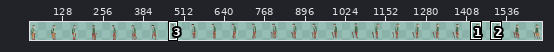
Sprite sheet, stored at TakeABreak_Unity/Assets/Sprites/Jugador/Jugador_sentandose.png. Above, an overview of the earlier version with the close-up marked.
Close-up. Before the commit:
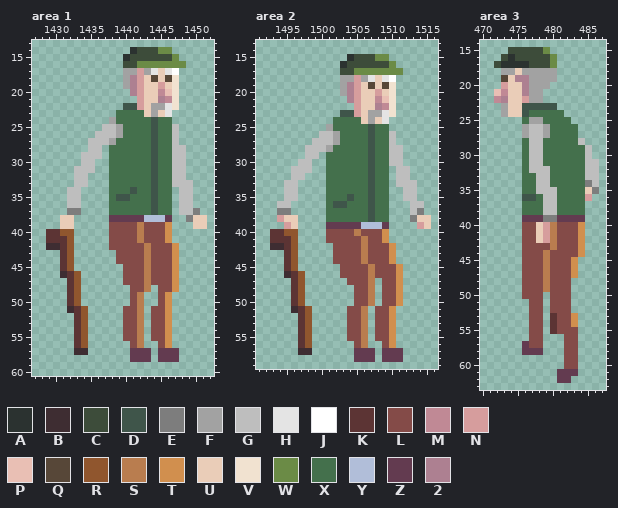
The file is 1664x64 pixels. Colours within 5 levels of each other are drawn and written as one. Shown: area 1: x 1427..1452, y 13..60; area 2: x 1491..1516, y 13..59; area 3: x 470..487, y 14..63. The wide view leaves out empty margins. The commit also changed other parts of the picture, which this record leaves out.
Palette (. is transparent): A #2b3230  B #3e2d32  C #3d4c3a  D #3f554a  E #7d7d7d  F #a2a2a2  G #bebebe  H #e4e4e4  J #ffffff  K #5c3434  L #844b48  M #c08995  N #d69d9d  P #e9bfb4  Q #574738  R #90562e  S #b97d4f  T #d18f4e  U #eacdb8  V #f1e2d0  W #6b8b46  X #44704c  Y #b1bed9  Z #633b50  2 #ad8091
Pixels before, area 1, first column x 1429:
14 ............ACCCWW.....
15 ...........ACCCCCCW....
16 ...........CCWWWWWWW...
17 ...........FFNFHUHJ....
18 ...........F2NUQUQV....
19 ...........F2NUUNUV....
20 ............2NUUMPV....
21 .............NUU2MV....
22 ...........DDNUFFHV....
23 ..........XXXXUFUH.....
24 .........FXXXXXDXX.....
25 ........GGFXXXXDXXG....
26 .......GGGFXXXXDXXG....
27 ......GGGFXXXXXDXXG....
28 ......GG.XXXXXXDXXGG...
29 .....GGG.XXXXXXDXXGG...
30 .....GG..XXXXXXDXXGG...
31 ....GGG..XXXXXXDXXGG...
32 ....GG...XXXXXXDXXGG...
33 ....GG...XXXXXXDXXGGG..
34 ...GG....XXXDXXDXX.GG..
35 ...GG....XDDXXXDXX.GG..
36 ...GG....XXXXXXDXX.GG..
37 ...EE....XXXXXXDXX.GGE.
38 ..UU.....ZZZZZYYYZ..EUU
39 ..UU.....LLLLSLLLT...UU
40 KKRR.....LLLLSLLLT.....
41 KKKR.....LLLLSLLLT.....
42 BBKR.....LLLLLSLLLT....
43 ..KR......LLLLSLLLT....
44 ..KR......LLLLSLLLT....
45 ..KR.......LLLSLLLT....
46 ..BKR......LLLSLLLT....
47 ...KR......LLLSLLLT....
48 ...KR.......LLS.LLT....
49 ...KR.......LS..LT.....
50 ...KR.......LS..LT.....
51 ...BKR.....LLS.LLT.....
52 ....KR.....LLS.LLT.....
53 ....KR.....LLS.LLT.....
54 ....KR.....LLS.LLT.....
55 ....KR.....LLS.LLT.....
56 ....KR......LS..LT.....
57 ....BB......ZZZ.ZZZ....
58 ............ZZZ.ZZZ....
Pixels before, area 2, first column x 1493:
15 ...........ACCCWW......
16 ..........ACCCCCCW.....
17 ..........CCWWWWWWW....
18 ..........FFNFHUHJ.....
19 ..........F2NUQUQV.....
20 ..........F2NUUNUV.....
21 ...........2NUUMPV.....
22 ............NUU2MV.....
23 ..........DDNUFFHV.....
24 .........XXXXUFUH......
25 ........FXXXXXDXX......
26 .......GGFXXXXDXXG.....
27 ......GGGFXXXXDXXG.....
28 .....GGGFXXXXXDXXGG....
29 .....GG.XXXXXXDXXGG....
30 ....GG..XXXXXXDXXGG....
31 ...GGG..XXXXXXDXX.GG...
32 ...GG...XXXXXXDXX.GG...
33 ..GG....XXXXXXDXX.GGG..
34 ..GG....XXXXXXDXX..GG..
35 ..GG....XXXDXXDXX..GG..
36 .GG.....XDDXXXDXX...GG.
37 .EE.....XXXXXXDXX...GE.
38 .NUU....XXXXXXDXX...EUU
39 ..NU....ZZZZZYYYZ....NU
40 KKRR....LLLLSLLLT......
41 KKKR....LLLLLSLLT......
42 BBKR.....LLLLSLLLT.....
43 ..KR.....LLLLSLLLT.....
44 ..KR.....LLLLSLLLT.....
45 ..KR......LLLLSLLLT....
46 ..BKR.....LLLLSLLLT....
47 ...KR......LLLS.LLT....
48 ...KR.......LLS.LLT....
49 ...KR.......LLS.LLT....
50 ...KR.......LLS.LLT....
51 ...BKR.....LLS.LLT.....
52 ....KR.....LLS.LLT.....
53 ....KR.....LLS.LLT.....
54 ....KR.....LLS.LLT.....
55 ....KR.....LLS.LLT.....
56 ....KR......LS..LT.....
57 ....BB......ZZZ.ZZZ....
58 ............ZZZ.ZZZ....
Pixels before, area 3, first column x 472:
15 ..CCCCCW.......
16 .CACCCCCW......
17 CAAAACCCW......
18 .FFUFFFFF......
19 .QU22FFFF......
20 .NUU2FFF.......
21 PMUU2FF........
22 M2UUNFF........
23 .FUUDDDDD......
24 .FUUDXXXXX.....
25 ....XFFXXXX....
26 ....FGGFXXXX...
27 ....FGGFXXXX...
28 ....XGGXXXXXG..
29 ....XGGXXXXXXG.
30 ....XGGXXXXXXG.
31 ....XGGXXXXXXGG
32 ....XGGGXXXXXGG
33 ....XXGGXXXXXGG
34 ....XXGGXXXXXEG
35 ....XXGGGXXXXUE
36 ....DDXGGXXXXN.
37 ....XXXGGXXXX..
38 ....XXXGGXXXX..
39 ....ZZZEEZZZZ..
40 ....LLUNSLLLT..
41 ....LLUNSLLLT..
42 ....LLUNSLLLT..
43 ....LLLLSLLLT..
44 ....LLLSLLLLT..
45 ....LLLSLLLT...
46 ....LLLSLLLT...
47 ....LLLSLLLT...
48 ....LLLSLLL....
49 ....LLLSLLL....
50 ....LLL.LLL....
51 .....LL.LLL....
52 .....LL.LLL....
53 .....LL.KLLT...
54 .....LL.KLLT...
55 .....LL.KLLL...
56 .....LL...LL...
57 ....ZLL...LL...
58 ....ZZZ...LL...
59 ..........LL...
60 ..........LL...
61 .........ZZZ...
62 .........ZZ....
New version:
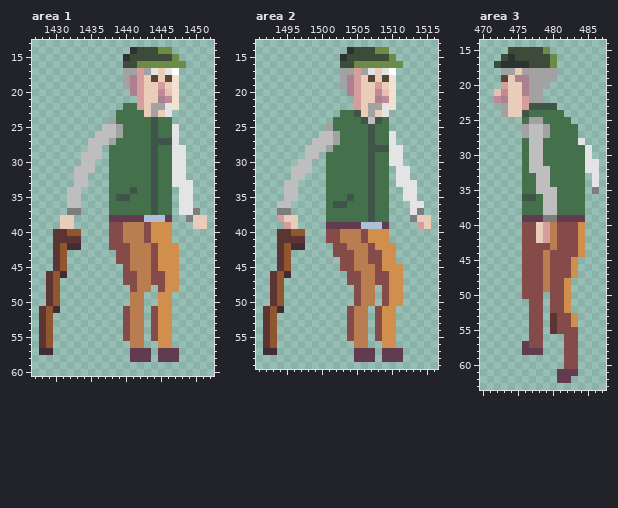
Changes in this commit:
Changed rows in their new state; - is an unchanged pixel.
Area 1:
first column x 1428:
22 ------------XX--------
25 -------------------H--
26 -------------------H--
27 -----------------DDH--
28 -------------------HH-
29 -------------------HH-
30 -------------------HH-
31 -------------------HH-
32 -------------------HH-
33 -------------------HHH
34 --------------------HH
35 --------------------HH
36 --------------------HH
37 --------------------HH
39 ------------SS--TT----
40 -.-K-R------SS--TT----
41 -.--KK------SS--TT----
42 -.KRBB-------SS--TT---
43 --KR.--------SS--TT---
44 --KR.--------SS--TT---
45 --KR.--------SS--TT---
46 -KR-..--------S---T---
47 -KR-..--------S---T---
48 -KR-..--------S---T---
49 -KR-..-------S---T----
50 -KR-..-------S---T----
51 KRB-...------S---T----
52 KR---..------S---T----
53 KR---..------S---T----
54 KR---..------S---T----
55 KR---..------S---T----
56 KR---..------S---T----
57 BB---..---------------
Area 2:
first column x 1492:
14 ------------ACCCWW-----
15 -----------AC---CCW----
16 -----------C-WWWWW-W---
17 -----------FFNFHUHJ.---
18 ------------2-UQ-QV----
19 ---------------UNU-----
20 -----------.----MP-----
21 ------------.---2M-----
22 ---------------FFH-----
23 -----------XXD--U-.----
24 --------------DGDX-----
26 ------------------H----
27 ------------------H----
28 ----------------DDHH---
29 ------------------HH---
30 ------------------HH---
31 -------------------HH--
32 -------------------HH--
33 -------------------HHH-
34 --------------------HH-
35 --------------------HH-
36 ---------------------HH
37 ---------------------H-
40 -.-K-R-----SS--TT------
41 -.--KK-----SSSLTT------
42 -.KRBB------SS--TT-----
43 --KR.--------S---T-----
44 --KR.-----.--S---T-----
45 --KR.--------SS--TT----
46 -KR-..-----.--S---T----
47 -KR-..--------S-L-T----
48 -KR-..--------S---T----
49 -KR-..--------S---T----
50 -KR-..--------S---T----
51 KRB-...------S---T-----
52 KR---..------S---T-----
53 KR---..------S---T-----
54 KR---..------S---T-----
55 KR---..------S---T-----
56 KR---..------S---T-----
57 BB---..----------------
Area 3:
first column x 476:
23 N
first column x 484:
28 H--
29 -H-
30 -H-
31 -HH
32 -HH
33 -.H
34 -.H
35 -.-
36 -.-
first column x 482:
48 T
49 T
50 T
51 T
52 T
Where, in picture pixels (left, top, right, bottom), the same in both close-ups:
changed: (123, 103, 137, 110)
changed: (123, 124, 193, 348)
changed: (39, 229, 88, 355)
changed: (263, 47, 424, 355)
changed: (522, 103, 529, 110)
changed: (578, 138, 599, 201)
changed: (564, 278, 571, 313)
